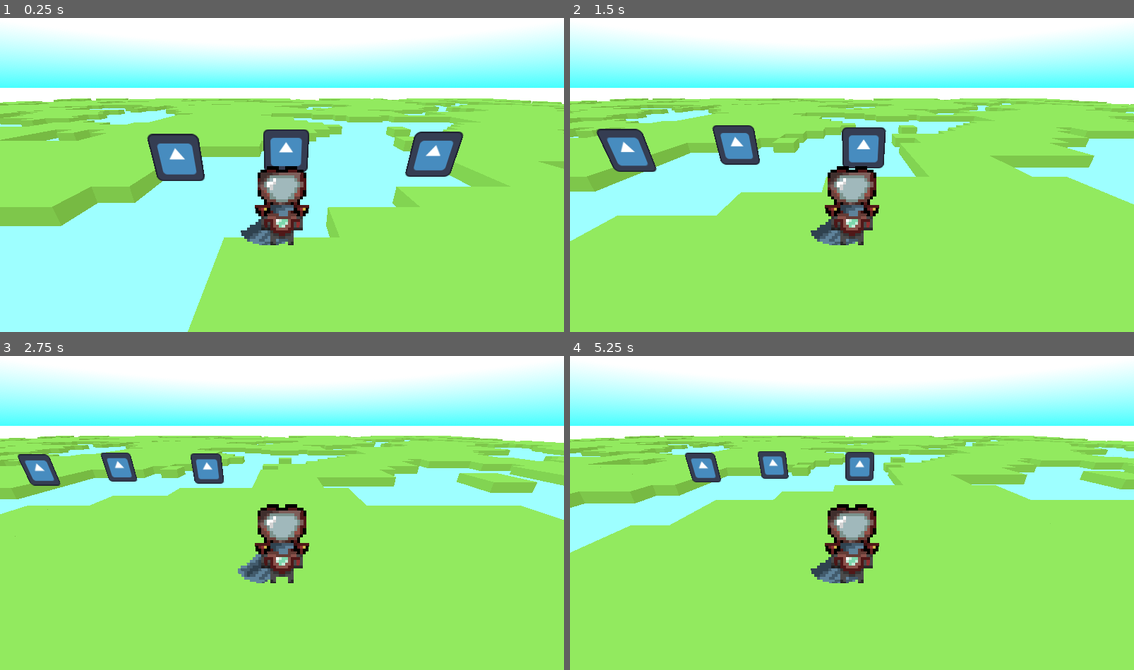
Above: before the commit, frames 1-4 (two rows, left to right).
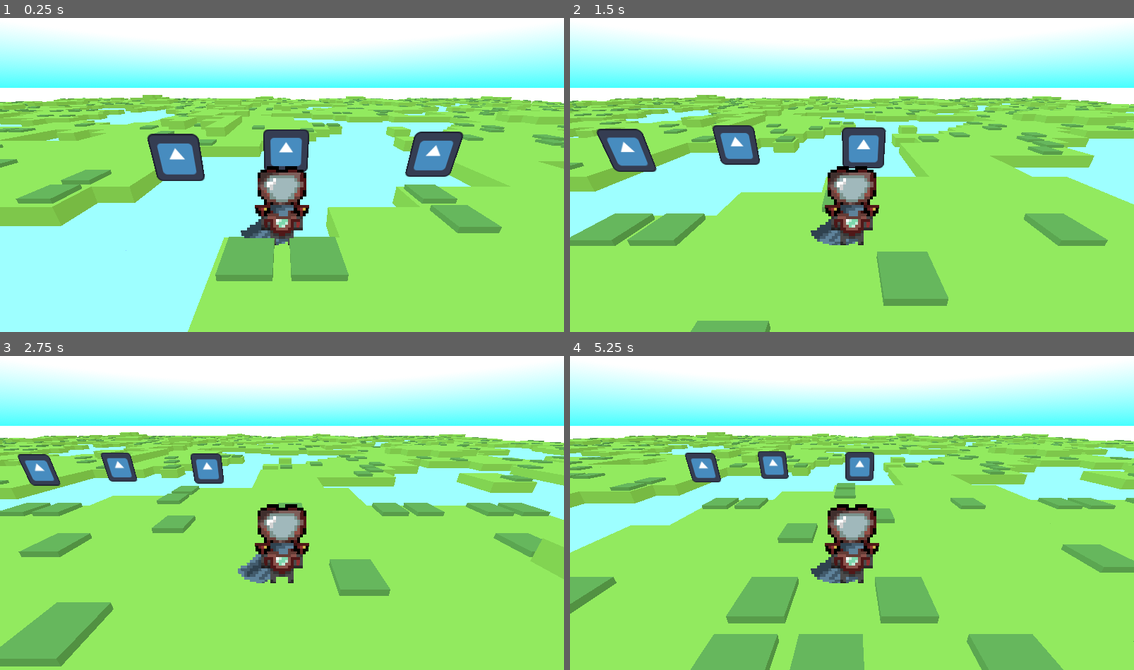
Above: after the commit, the same moments.

Repository: Guilherme-souzae/OctoRPG
Game: Godot game, scene res://Scenes/Exploration/world.tscn
The game is run twice, just before and just after one commit, with the same random seed, the same clock (stepped at 60 frames per second) and the same inputs. The engine's default icon, where the game draws it, is replaced by a stand-in: a white triangle on a blue panel in a dark square.
Inputs:
- Up to frame 1 (0.25 s): no input
- Up to frame 2 (1.5 s): tap Enter at 0.5 s; hold D (move_right) 0.53-1.28 s; tap E (interact) at 0.6 s; hold S (move_back) from 1.28 s (still down); tap W (move_front) at 1.35 s
- Up to frame 3 (2.75 s): release S (move_back) at 2.03 s; hold D (move_right) from 2.03 s (still down); tap E (interact) at 2.1 s
- Up to frame 4 (5.25 s): tap W (move_front) at 2.85, 4.35 s; release D (move_right) at 3.53 s; hold A (move_left) 3.53-5.03 s; tap E (interact) at 3.6, 5.1 s; hold S (move_back) from 5.03 s (still down)

The runs differ from the first frame. In frame 1, 7.6% of the frame differs, in the area x 0-100%, y 24-84%; in frame 2, 8.4%; in frame 3, 9.2%; in frame 4, 13%, in the area x 0-100%, y 24-100%.

Commit message:
feature: better 3D env

Diff:
--- /dev/null
+++ b/octo-rpg/Scenes/Exploration/Props/battle_grass.tscn
@@ -0,0 +1,22 @@
+[gd_scene load_steps=5 format=3 uid="uid://mkg6tietvmew"]
+
+[ext_resource type="Script" uid="uid://dgwjr2qv7bvvv" path="res://Scripts/battle_grass.gd" id="1_h7rlf"]
+
+[sub_resource type="BoxShape3D" id="BoxShape3D_rabhh"]
+size = Vector3(0.75, 0.25, 0.75)
+
+[sub_resource type="StandardMaterial3D" id="StandardMaterial3D_rabhh"]
+albedo_color = Color(0.16692114, 0.3746219, 0.13623811, 1)
+
+[sub_resource type="BoxMesh" id="BoxMesh_h7rlf"]
+material = SubResource("StandardMaterial3D_rabhh")
+size = Vector3(0.75, 0.25, 0.75)
+
+[node name="BattleGrass" type="Area3D"]
+script = ExtResource("1_h7rlf")
+
+[node name="CollisionShape3D" type="CollisionShape3D" parent="."]
+shape = SubResource("BoxShape3D_rabhh")
+
+[node name="MeshInstance3D" type="MeshInstance3D" parent="."]
+mesh = SubResource("BoxMesh_h7rlf")
--- /dev/null
+++ b/octo-rpg/Scenes/Exploration/Tiles/hill_tile.tscn
@@ -0,0 +1,19 @@
+[gd_scene load_steps=4 format=3 uid="uid://c5tik54pbs7rb"]
+
+[sub_resource type="StandardMaterial3D" id="StandardMaterial3D_hvddk"]
+albedo_color = Color(0.28627452, 0.49803922, 0.14117648, 1)
+
+[sub_resource type="BoxMesh" id="BoxMesh_hvddk"]
+material = SubResource("StandardMaterial3D_hvddk")
+size = Vector3(1, 3, 1)
+
+[sub_resource type="BoxShape3D" id="BoxShape3D_wnoqv"]
+size = Vector3(1, 3, 1)
+
+[node name="GrassTile" type="StaticBody3D"]
+
+[node name="MeshInstance3D" type="MeshInstance3D" parent="."]
+mesh = SubResource("BoxMesh_hvddk")
+
+[node name="CollisionShape3D" type="CollisionShape3D" parent="."]
+shape = SubResource("BoxShape3D_wnoqv")
--- /dev/null
+++ b/octo-rpg/Scenes/Exploration/Tiles/mountain_tile.tscn
@@ -0,0 +1,19 @@
+[gd_scene load_steps=4 format=3 uid="uid://cicind328ed6d"]
+
+[sub_resource type="StandardMaterial3D" id="StandardMaterial3D_hvddk"]
+albedo_color = Color(0.28627452, 0.49803922, 0.14117648, 1)
+
+[sub_resource type="BoxMesh" id="BoxMesh_hvddk"]
+material = SubResource("StandardMaterial3D_hvddk")
+size = Vector3(1, 4, 1)
+
+[sub_resource type="BoxShape3D" id="BoxShape3D_wnoqv"]
+size = Vector3(1, 4, 1)
+
+[node name="GrassTile" type="StaticBody3D"]
+
+[node name="MeshInstance3D" type="MeshInstance3D" parent="."]
+mesh = SubResource("BoxMesh_hvddk")
+
+[node name="CollisionShape3D" type="CollisionShape3D" parent="."]
+shape = SubResource("BoxShape3D_wnoqv")
--- a/octo-rpg/Scenes/Exploration/exploration_character.tscn
+++ b/octo-rpg/Scenes/Exploration/exploration_character.tscn
@@ -35,7 +35,7 @@
 "speed": 15.0
 }]
 
-[node name="CharacterBody3D" type="CharacterBody3D"]
+[node name="CharacterBody3D" type="CharacterBody3D" groups=["player"]]
 script = ExtResource("1_y6pqq")
 
 [node name="CollisionShape3D" type="CollisionShape3D" parent="."]
--- a/octo-rpg/Scenes/Exploration/terrain.tscn
+++ b/octo-rpg/Scenes/Exploration/terrain.tscn
@@ -6,7 +6,6 @@
 
 [node name="Terrain" type="Node3D"]
 script = ExtResource("1_jwhug")
-tile_size = 20.0
 
 [node name="StaticBody3D" type="StaticBody3D" parent="."]
 
--- a/octo-rpg/Scenes/Exploration/world.tscn
+++ b/octo-rpg/Scenes/Exploration/world.tscn
@@ -12,7 +12,6 @@
 [node name="Terrain" parent="." instance=ExtResource("5_fo5ed")]
 map_size_x = 100
 map_size_z = 100
-tile_size = 1.0
 
 [node name="CharacterBody3D" parent="." instance=ExtResource("1_a02cp")]
 transform = Transform3D(1, 0, 0, 0, 1, 0, 0, 0, 1, 0, 1.4370964, 0)
--- /dev/null
+++ b/octo-rpg/Scripts/battle_grass.gd
@@ -0,0 +1,11 @@
+extends Area3D
+
+@export var combat_change := 0.3
+
+func _ready():
+	connect("body_entered", _on_body_entered)
+
+func _on_body_entered(body):
+	if body.is_in_group("player"):
+		if (randf() < 0.1):
+			print("iniciando combate")
--- a/octo-rpg/Scripts/terrain.gd
+++ b/octo-rpg/Scripts/terrain.gd
@@ -2,13 +2,20 @@
 
 @export var map_size_x: int = 30
 @export var map_size_z: int = 30
-@export var tile_size: float = 1.0
 @export var noise_scale: float = 0.1
+@export var bush_chance: float = 0.15 # chance de spawnar um arbusto em blocos de grama
 
 # tiles do terreno
 var tiles := {
 	"grass" = preload("res://Scenes/Exploration/Tiles/grass_tile.tscn"),
-	"water" = preload("res://Scenes/Exploration/Tiles/water_tile.tscn")
+	"water" = preload("res://Scenes/Exploration/Tiles/water_tile.tscn"),
+	"hill" = preload("res://Scenes/Exploration/Tiles/hill_tile.tscn"),
+	"mountain" = preload("res://Scenes/Exploration/Tiles/mountain_tile.tscn")
+}
+
+# props do terreno
+var props := {
+	"bush" = preload("res://Scenes/Exploration/Props/battle_grass.tscn")
 }
 
 func _ready():
@@ -16,37 +23,43 @@
 	generate_map()
 
 func generate_map():
-	# cria e configura o gerador de ruído
 	var noise = FastNoiseLite.new()
 	noise.seed = randi()
 	noise.noise_type = FastNoiseLite.TYPE_PERLIN
 	noise.frequency = noise_scale
 
-	# centraliza o mapa
-	var offset_x = (map_size_x * tile_size) / 2.0
-	var offset_z = (map_size_z * tile_size) / 2.0
+	var offset_x = (map_size_x) / 2.0
+	var offset_z = (map_size_z) / 2.0
 
-	# gera os tiles
 	for x in range(map_size_x):
 		for z in range(map_size_z):
 
-			# obtém valor de noise
 			var n = noise.get_noise_2d(float(x), float(z))
 			n = (n + 1.0) / 2.0
 
-			# escolhe qual tile instanciar
 			var tile: Node3D
+			var is_grass := false
+
 			if n < 0.45:
 				tile = tiles["water"].instantiate()
+			elif n < 0.65:
+				tile = tiles["grass"].instantiate()
+				is_grass = true
+			elif n < 0.75:
+				tile = tiles["hill"].instantiate()
 			else:
-				tile = tiles["grass"].instantiate()
+				tile = tiles["mountain"].instantiate()
 
-			# posiciona
 			tile.position = Vector3(
-				x * tile_size - offset_x + tile_size / 2.0,
+				x - offset_x + 1 / 2.0,
 				0,
-				z * tile_size - offset_z + tile_size / 2.0
+				z - offset_z + 1 / 2.0
 			)
 
-			# adiciona
 			add_child(tile)
+
+			# --- ADICIONA ARBUSTO EM CIMA DE ALGUNS TILES DE GRAMA ---
+			if is_grass and randf() < bush_chance:
+				var bush = props["bush"].instantiate()
+				bush.position = tile.position + Vector3(0, 1, 0) # 1 unidade acima do tile
+				add_child(bush)
Not shown, added: octo-rpg/Scripts/battle_grass.gd.uid
